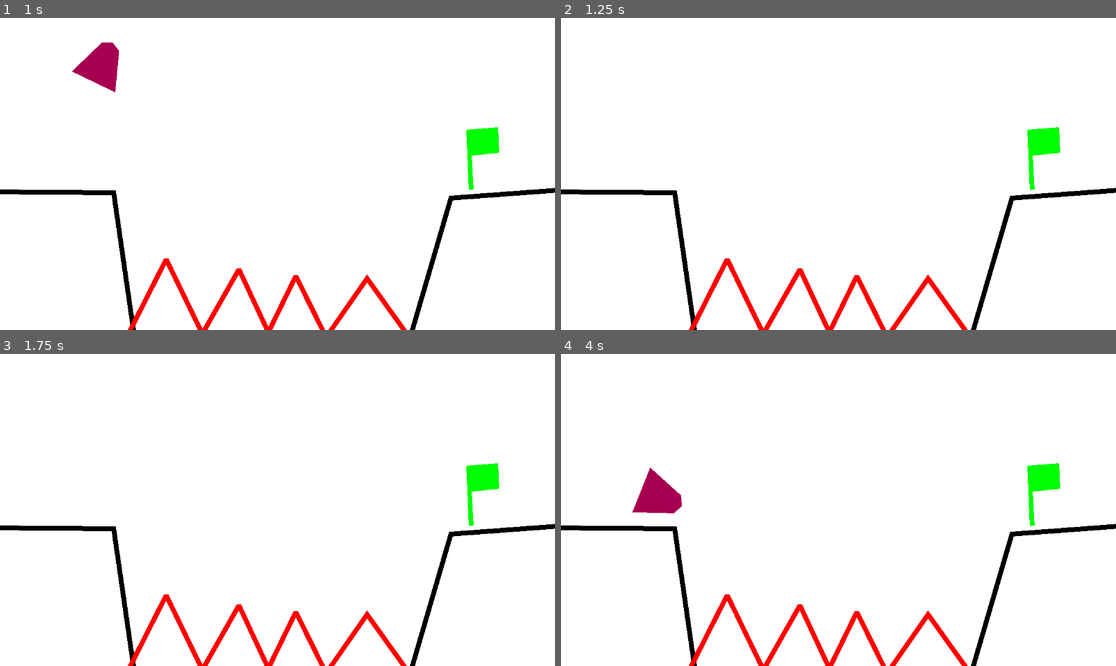
Above: before the commit, frames 1-4 (two rows, left to right).
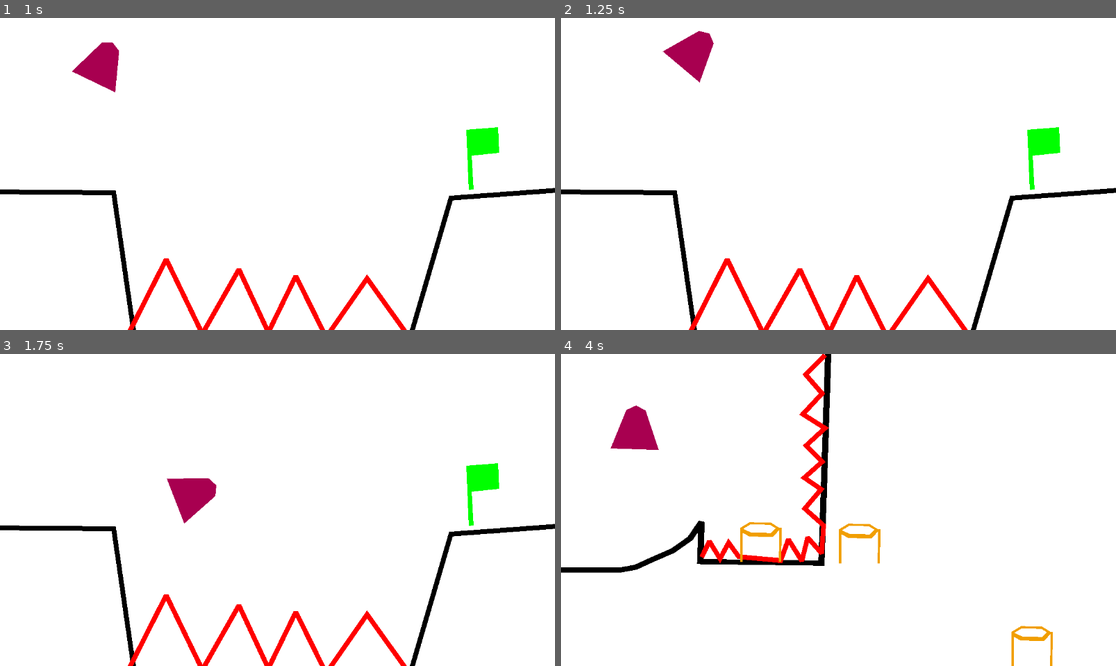
Above: after the commit, the same moments.

Repository: ShubhamVG/scratch-to-godot-rage-shooter
Game: Godot game, scene res://Scenes/Levels/level_1.tscn
The game is run twice, just before and just after one commit, with the same random seed, the same clock (stepped at 60 frames per second) and the same inputs.
Inputs:
- Up to frame 1 (1 s): hold Right (ui_right) from 0.53 s (still down); tap Space (jump) at 0.77 s
- Up to frame 2 (1.25 s): keep holding Right (ui_right)
- Up to frame 3 (1.75 s): keep holding Right (ui_right); tap Space (jump) at 1.52 s
- Up to frame 4 (4 s): release Right (ui_right) at 2.03 s; hold Left (ui_left) 2.03-2.78 s; hold Right (ui_right) from 2.78 s (still down); tap Space (jump) at 3.02, 3.77 s

Frame 1 is identical in both runs. In frame 2, 0.8% of the frame differs, in the area x 18-28%, y 4-21%; in frame 3, 0.8%; in frame 4, 9.1%, in the area x 0-100%, y 0-100%.

Commit message:
added more to lvl2

Diff:
--- a/Scenes/Levels/level_1.tscn
+++ b/Scenes/Levels/level_1.tscn
@@ -1,7 +1,7 @@
 [gd_scene load_steps=5 format=3 uid="uid://cjyodibnrdnqw"]
 
 [ext_resource type="PackedScene" uid="uid://cmdmvbrlsx470" path="res://Scenes/Objects/projectile.tscn" id="1_kxbo0"]
-[ext_resource type="Script" path="res://Scripts/level-1.gd" id="1_xfgt0"]
+[ext_resource type="Script" path="res://Scripts/level_1.gd" id="1_xfgt0"]
 [ext_resource type="Script" path="res://Scripts/dangerarea.gd" id="2_qrgj1"]
 
 [sub_resource type="CapsuleShape2D" id="CapsuleShape2D_i4c4f"]
@@ -17,6 +17,11 @@
 
 [node name="Projectile" parent="Background" instance=ExtResource("1_kxbo0")]
 position = Vector2(154, 166)
+
+[node name="WorldBoundary" type="StaticBody2D" parent="Background"]
+
+[node name="CollisionPolygon2D" type="CollisionPolygon2D" parent="Background/WorldBoundary"]
+polygon = PackedVector2Array(0, 0, 1152, 0, 1152, 648, 0, 648, 0, 0, -6, 5, -17, 697, 1301, 719, 1193, -42, -50, -62, -15, -5, -3, -3)
 
 [node name="Safeground" type="StaticBody2D" parent="."]
 
--- a/Scenes/Levels/level_2.tscn
+++ b/Scenes/Levels/level_2.tscn
@@ -1,11 +1,12 @@
-[gd_scene load_steps=4 format=3 uid="uid://d06hsmym8i0pa"]
+[gd_scene load_steps=5 format=3 uid="uid://d06hsmym8i0pa"]
 
-[ext_resource type="Script" path="res://Scripts/level-1.gd" id="1_ims0f"]
+[ext_resource type="Script" path="res://Scripts/level_2.gd" id="1_sai8r"]
 [ext_resource type="PackedScene" uid="uid://cmdmvbrlsx470" path="res://Scenes/Objects/projectile.tscn" id="2_del0o"]
 [ext_resource type="Script" path="res://Scripts/dangerarea.gd" id="3_tr3pu"]
+[ext_resource type="PackedScene" uid="uid://ccc1ghlamekfu" path="res://Scenes/Objects/prototunnel.tscn" id="3_vsxvs"]
 
 [node name="Level2" type="Node2D"]
-script = ExtResource("1_ims0f")
+script = ExtResource("1_sai8r")
 
 [node name="Background" type="ColorRect" parent="."]
 offset_right = 1152.0
@@ -13,6 +14,11 @@
 
 [node name="Projectile" parent="Background" instance=ExtResource("2_del0o")]
 position = Vector2(154, 166)
+
+[node name="WorldBoundary" type="StaticBody2D" parent="Background"]
+
+[node name="CollisionPolygon2D" type="CollisionPolygon2D" parent="Background/WorldBoundary"]
+polygon = PackedVector2Array(0, 0, 1152, 0, 1152, 648, 0, 648, 0, 0, -6, 5, -17, 697, 1301, 719, 1193, -42, -50, -62, -15, -5, -3, -3)
 
 [node name="Safeground" type="StaticBody2D" parent="."]
 
@@ -35,8 +41,33 @@
 [node name="CollisionPolygon2D" type="CollisionPolygon2D" parent="DangerArea"]
 polygon = PackedVector2Array(287, 425, 306, 388, 311, 388, 328, 417, 347, 388, 370, 416, 453, 425, 469, 383, 476, 383,  …(372 unchanged characters)…
 
-[node name="FinishLine" type="Area2D" parent="."]
-position = Vector2(1019, 282)
+[node name="Tunnel1" parent="." instance=ExtResource("3_vsxvs")]
+position = Vector2(415, 433)
+scale = Vector2(0.475, 0.475)
+transport_to = Vector2(150, 150)
+
+[node name="CollisionPolygon2D" type="CollisionPolygon2D" parent="Tunnel1"]
+polygon = PackedVector2Array(-88.4211, -147.368, -88.4211, -4.21057, 82.1052, -4.21057, 88.421, -147.368, 40, -174.737, -48.4211, -174.737)
+
+[node name="Tunnel2" parent="." instance=ExtResource("3_vsxvs")]
+position = Vector2(620, 436)
+scale = Vector2(0.475, 0.475)
+transport_to = Vector2(150, 150)
+
+[node name="CollisionPolygon2D" type="CollisionPolygon2D" parent="Tunnel2"]
+visible = false
+polygon = PackedVector2Array(-88.4211, -147.368, -88.4211, -4.21057, 82.1052, -4.21057, 88.421, -147.368, 40, -174.737, -48.4211, -174.737)
+
+[node name="Tunnel3" parent="." instance=ExtResource("3_vsxvs")]
+position = Vector2(978, 649)
+scale = Vector2(0.475, 0.475)
+transport_to = Vector2(150, 150)
+
+[node name="CollisionPolygon2D" type="CollisionPolygon2D" parent="Tunnel3"]
+visible = false
+polygon = PackedVector2Array(-88.4211, -147.368, -88.4211, -4.21057, 82.1052, -4.21057, 88.421, -147.368, 40, -174.737, -48.4211, -174.737)
 
 [connection signal="body_entered" from="DangerArea" to="." method="_on_danger_area_body_entered"]
-[connection signal="body_entered" from="FinishLine" to="." method="_on_finish_line_body_entered"]
+[connection signal="body_entered" from="Tunnel1" to="." method="_on_tunnel_1_body_entered"]
+[connection signal="body_entered" from="Tunnel2" to="." method="_on_tunnel_1_body_entered"]
+[connection signal="body_entered" from="Tunnel3" to="." method="_on_tunnel_1_body_entered"]
--- a/Scenes/Objects/prototunnel.tscn
+++ b/Scenes/Objects/prototunnel.tscn
@@ -4,3 +4,7 @@
 
 [node name="ProtoTunnel" type="Area2D"]
 script = ExtResource("1_gc0dh")
+
+[node name="Line2D" type="Line2D" parent="."]
+points = PackedVector2Array(-86, -2, -85, -138, -48, -118, 50, -117, 78, -147, 41, -170, -48, -171, -88, -147, -45, -126, 46, -124, 68, -146, 86, -146, 83, -2)
+default_color = Color(0.945098, 0.619608, 0, 1)
--- a/Scripts/level-1.gd
+++ b/Scripts/level_1.gd
@@ -11,9 +11,10 @@
 
 func _on_danger_area_body_entered(body: Node2D) -> void:
 	if body == $Background/Projectile:
+		body.velocity = Vector2.ZERO
 		body.respawn(Vector2(150, 160))
 
 
 func _on_finish_line_body_entered(body: Node2D) -> void:
 	if body == $Background/Projectile:
-		get_tree().change_scene_to_file("res://Scenes/Levels/level-2.tscn")
+		get_tree().change_scene_to_file("res://Scenes/Levels/level_2.tscn")
--- /dev/null
+++ b/Scripts/level_2.gd
@@ -0,0 +1,21 @@
+extends Node2D
+
+
+func _ready() -> void:
+	pass
+
+
+func _process(delta: float) -> void:
+	pass
+
+
+func _on_danger_area_body_entered(body: Node2D) -> void:
+	if body == $Background/Projectile:
+		body.velocity = Vector2.ZERO
+		body.respawn(Vector2(150, 150))
+
+
+func _on_tunnel_1_body_entered(body: Node2D) -> void:
+	if body == $Background/Projectile:
+		body.velocity = Vector2.ZERO
+		body.respawn($Tunnel1.transport_to)
